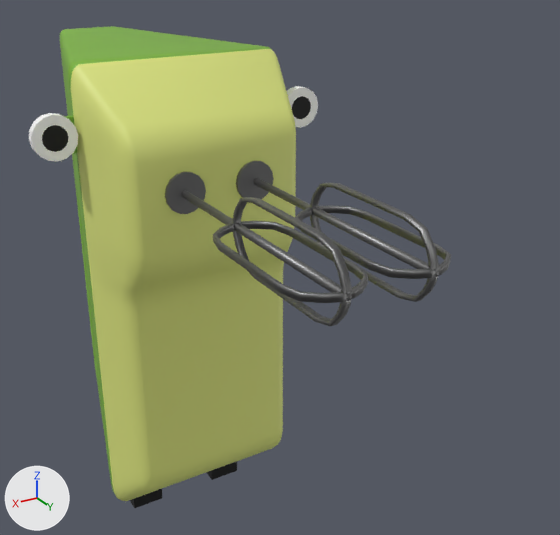
The glTF model clientside/models/mixer/mixer.glb: old version first, new version second.
Both versions are drawn from a camera (50 mm lens) standing at (2.53, 6.22, 3.04) and looking at (-0.57, 1.06, 0.45). Every picture has the same lights, and +X, +Y and +Z are marked at lower left. Where no turn or scale is listed for an object, it has been applied to the vertices. Vertices at the same position are counted once.
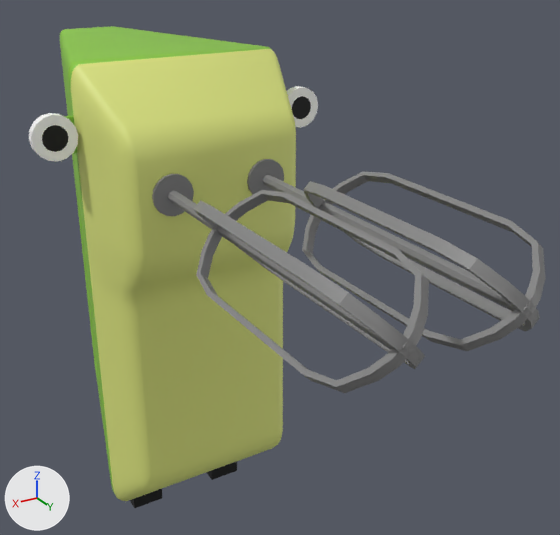
The newer file is also rescaled (x0.772), turned or shifted as a whole; pictures and numbers use the older file's frame.

Boxes (x1, y1, x2, y2) around the edits, measured in the pictures (560 x 535 px; the box of a moved part takes in the faces that stretch with it):
'Cube.005', surface changed, reshaped (22% wider)
    before: (29, 26, 451, 508)
    after: (29, 26, 546, 508)
part 1 of me_cube_006, moved or reshaped
    before: (240, 221, 368, 300)
    after: (225, 190, 429, 353)
part 2 of me_cube_006, moved or reshaped
    before: (181, 190, 341, 292)
    after: (168, 191, 393, 350)
part 3 of me_cube_006, moved or reshaped
    before: (295, 208, 436, 279)
    after: (304, 181, 534, 315)
part 4 of me_cube_006, moved or reshaped
    before: (254, 178, 429, 269)
    after: (263, 174, 515, 311)
part 5 of me_cube_006, moved or reshaped
    before: (165, 172, 206, 214)
    after: (152, 174, 194, 216)
part 6 of me_cube_006, moved or reshaped
    before: (236, 161, 274, 199)
    after: (247, 159, 284, 195)
part 7 of me_cube_006, rebuilt (73% wider, 51% taller)
    before: (310, 183, 451, 302)
    after: (302, 171, 546, 351)
part 8 of me_cube_006, rebuilt (66% wider, 49% taller)
    before: (213, 197, 352, 326)
    after: (193, 200, 425, 393)

Patch to the scene script:
```diff
--- a/clientside/models/mixer/mixer.glb.py
+++ b/clientside/models/mixer/mixer.glb.py
@@ mat_steel @@
 mat_steel.base_color = (0.232, 0.232, 0.232)  # grey #848484
-mat_steel.metallic = 1.0
@@ me_cube_006 @@
 # used by ob_cube_005; location = (0.0, 0.0, 0.547)
-me_cube_006.from_pydata(...)  # 2110 vertices, 4388 faces; spans x -1.23..1.23, y -1.9..3.22, z -2.8..1.63
+me_cube_006.from_pydata(...)  # 2115 vertices, 4388 faces; spans x -1.23..1.23, y -1.9..3.82, z -2.8..1.63
+# me_cube_006 part 1: the loose piece of 66 vertices spanning x 0.04..0.31, y 1.95..3.22, z 0.7..0.75 is turned 45 degrees about the y axis through its middle and scaled by 1.51, then moved by (0.08, 0.28, 0.14)
+# me_cube_006 part 2: the loose piece of 16 vertices spanning x 0.27..0.33, y 0.96..3.21, z 0.7..0.75 is turned 45 degrees about the y axis through its middle and scaled by 1.51, then moved by (0.09, 0.03, 0.0)
+# me_cube_006 part 3: the loose piece of 66 vertices spanning x -0.31..-0.04, y 1.95..3.22, z 0.7..0.75 is turned -45 degrees about the y axis through its middle and scaled by 1.51, then moved by (-0.08, 0.28, 0.14)
+# me_cube_006 part 4: the loose piece of 16 vertices spanning x -0.33..-0.27, y 0.96..3.21, z 0.7..0.75 is turned -45 degrees about the y axis through its middle and scaled by 1.51, then moved by (-0.09, 0.03, 0.0)
+# me_cube_006 part 5: the loose piece of 32 vertices spanning x 0.13..0.45, y 1.11..1.16, z 0.57..0.89 is moved by (0.1, 0.0, 0.0)
+# me_cube_006 part 6: the loose piece of 32 vertices spanning x -0.45..-0.13, y 1.11..1.16, z 0.57..0.89 is moved by (-0.1, 0.0, 0.0)
+# me_cube_006 part 7: the loose piece of 182 vertices spanning x -0.57..-0.28, y 1.95..3.22, z 0.46..0.99 is rebuilt with 185 vertices and now spans x -0.7..-0.09, y 1.9..3.82, z 0.42..1.03
+# me_cube_006 part 8: the loose piece of 182 vertices spanning x 0.28..0.57, y 1.95..3.22, z 0.46..0.99 is rebuilt with 184 vertices and now spans x 0.09..0.7, y 1.9..3.82, z 0.42..1.03
 me_cube_006.materials.append(mat_black)
```
